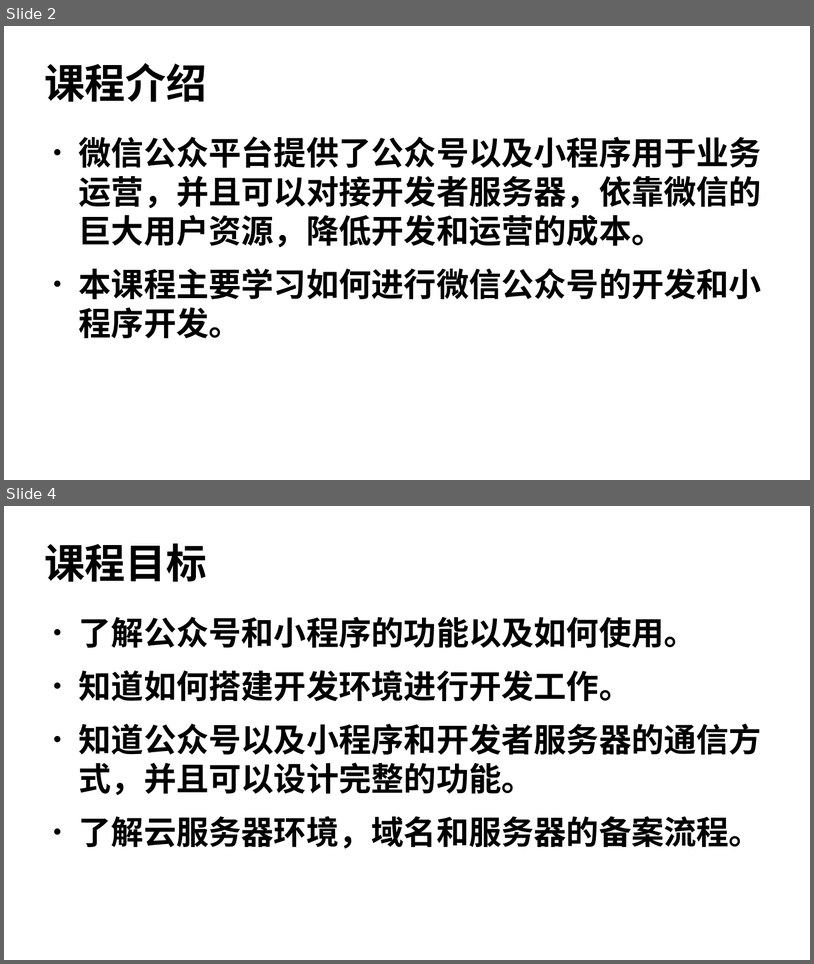
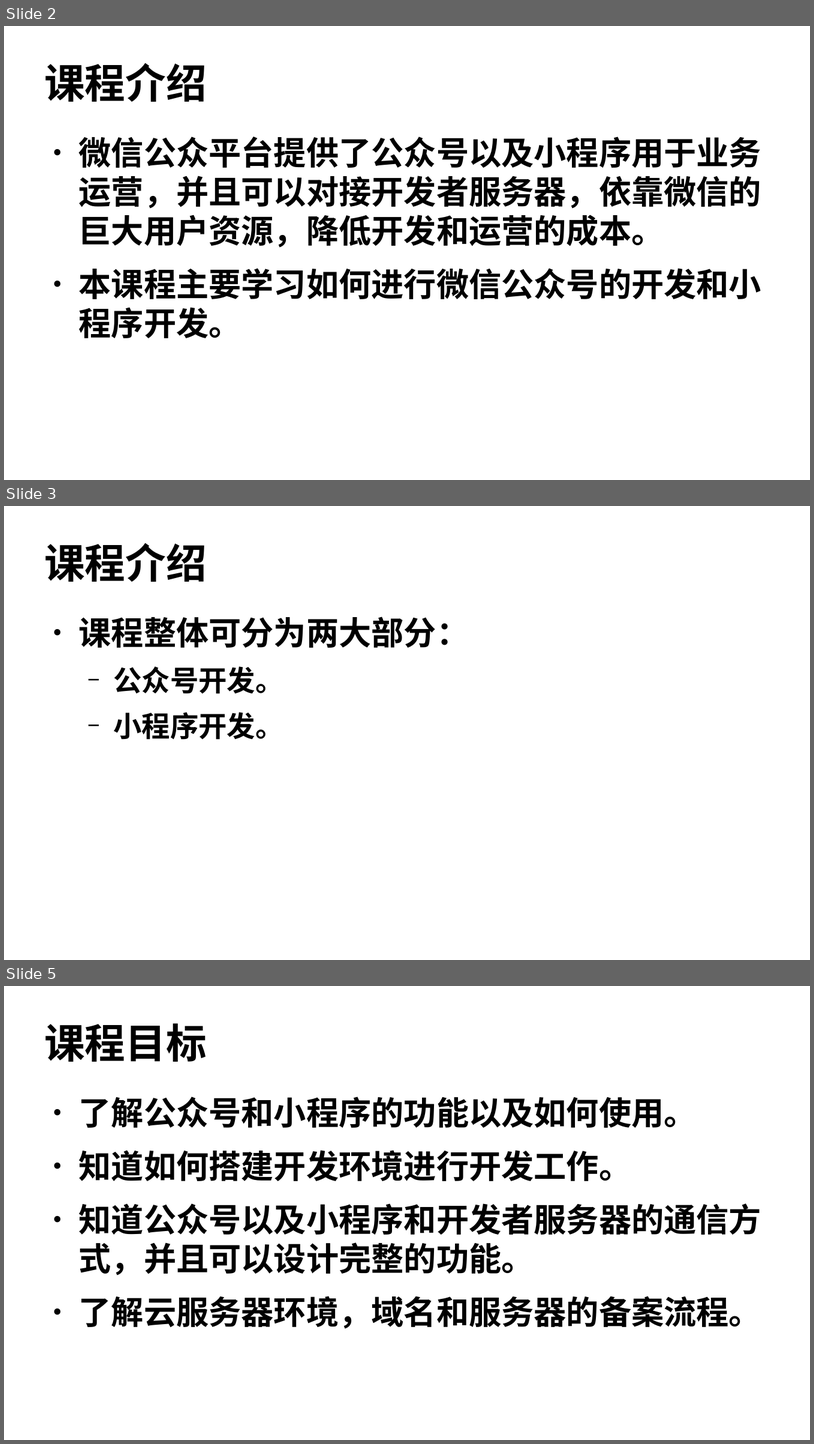
Before and after one commit to edu2act/course-wechat-and-miniprogram, a slide deck: materials/ch01/ch01_1-课程简介.odp. Shown one above the other, each under a label of ours: slides 2 and 4 before the commit, slides 2, 3 and 5 after it; the slides between them are not shown. The pictures are 814x964 and 814x1444 pixels, drawn with LibreOffice and Linux fonts; fonts in the diff are those of the drawing. Boxes give left, top, right and bottom in pixels: in the first picture for what was removed or moved away, otherwise in the second. Text is boxed around its words. In the diff, an @@ line names an element or a change of style, - is before the commit and + after.

```diff
--- a/materials/ch01/ch01_1-课程简介.odp
+++ b/materials/ch01/ch01_1-课程简介.odp
@@ slide 3 added at <box>4,506,810,960</box>, background #FFFFFF @@
@@ title added at <box>44,543,207,582</box>, 40 pt, text #000000, bold @@
+课程介绍
@@ text added at <box>79,616,469,739</box>, 32 pt, text #000000, bold @@
+● 课程整体可分为两大部分：
+  − 公众号开发。
+  − 小程序开发。
@@ what was slide 4 is now slide 5 @@
```
Also in this commit, not shown: 4 slides changed, 1 other slide added, 1 slide removed, 1 other file.
